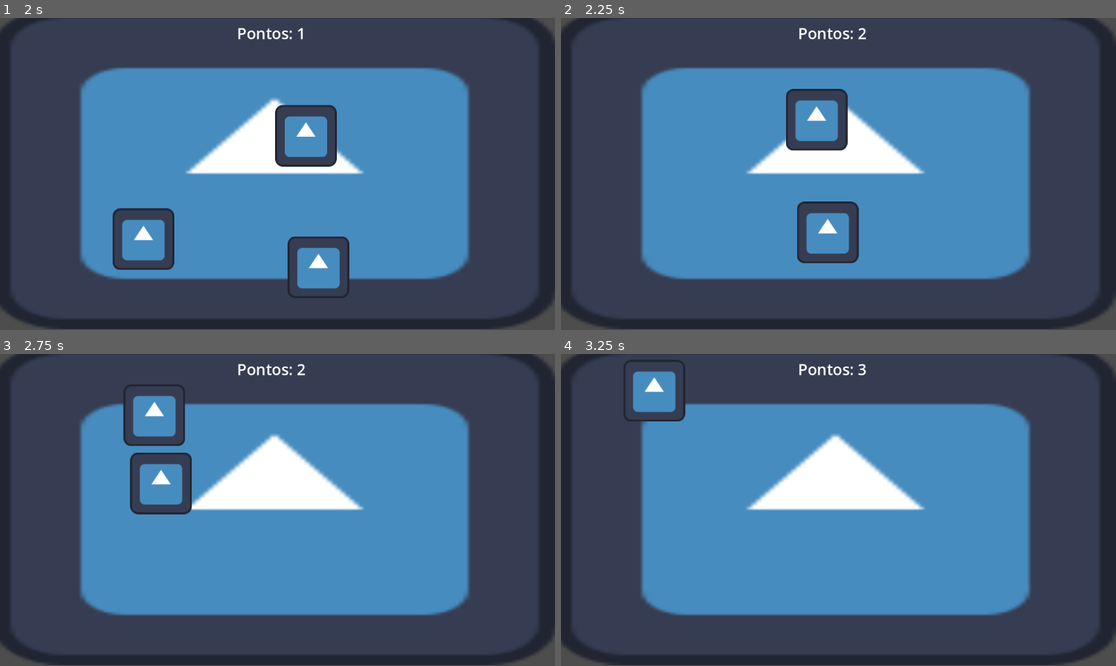
Above: before the commit, frames 1-4 (two rows, left to right).
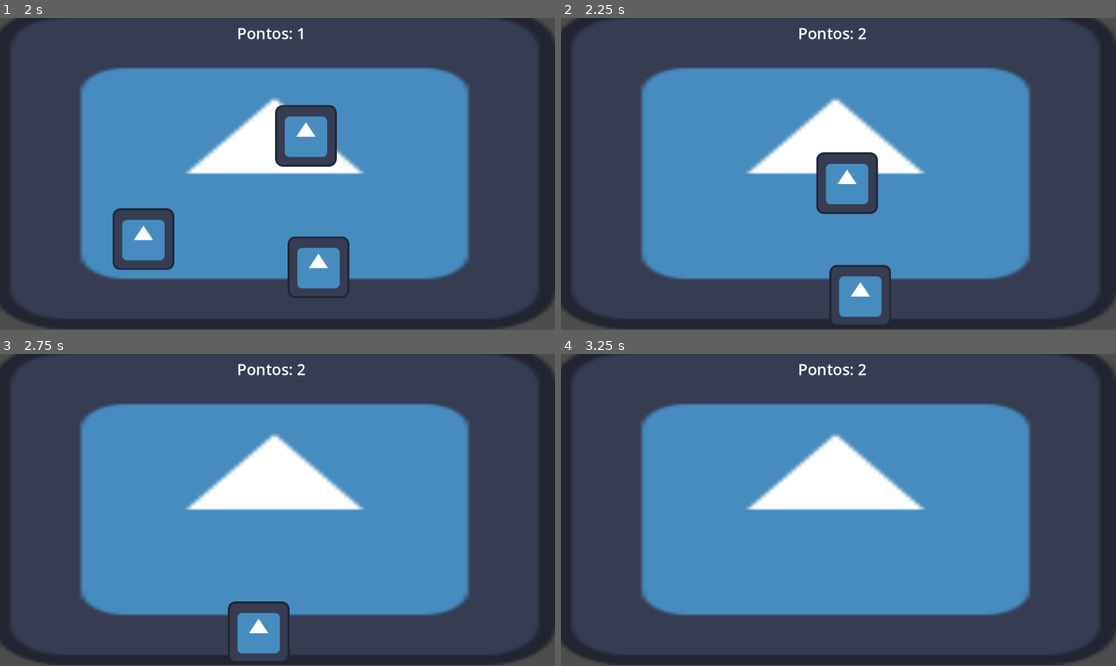
Above: after the commit, the same moments.

Repository: SrDoppelganger/felpoJam
Game: Godot game, scene res://scenes/MainMenu.tscn
The game is run twice, just before and just after one commit, with the same random seed, the same clock (stepped at 60 frames per second) and the same inputs. The engine's default icon, where the game draws it, is replaced by a stand-in: a white triangle on a blue panel in a dark square.
Inputs (mouse positions are in pixels of both pictures, inside the frame that each line leads up to):
- Up to frame 1 (2 s): click "Jogar" at 0.5 s; move the mouse to (94, 136) at 1.27 s; click (94, 136) at 1.35 s
- Up to frame 2 (2.25 s): move the mouse to (705, 239) at 2.02 s; click (705, 239) at 2.1 s
- Up to frame 3 (2.75 s): no input
- Up to frame 4 (3.25 s): move the mouse to (721, 481) at 2.77 s; click (721, 481) at 2.85 s

Frame 1 is identical in both runs. In frame 2, 6.0% of the frame differs, in the area x 40-60%, y 22-99%; in frame 3, 4.1%; in frame 4, 1.4%.

Commit message:
finished basic target behaviour

Diff:
--- a/Scripts/arquivo_script/arquivo.gd
+++ b/Scripts/arquivo_script/arquivo.gd
@@ -6,9 +6,13 @@
 var target_position: Vector2;
 var spawn_position: Vector2;
 
+#deixando como var global para acessar no timeout
+var target_x;
+var target_y;
+
 func _ready() -> void:
-	var target_x = randi_range(200, 1000);
-	var target_y = randi_range(150, 625);
+	target_x = randi_range(200, 1000);
+	target_y = randi_range(150, 625);
 	spawn_position = position;
 
 	target_position = Vector2(target_x, target_y);
@@ -33,7 +37,7 @@
 
 # Faz o arquivo sair da mesa
 func _on_timer_timeout() -> void:
-	var x = randi_range(28,1143);
-	var y = randi_range(370, 400);
+	var x = target_x
+	var y = randi_range(900, 1000);
 
-	target_position = Vector2();
+	target_position = Vector2(x,y);
--- a/scenes/arquivo.tscn
+++ b/scenes/arquivo.tscn
@@ -24,6 +24,7 @@
 
 [node name="Timer" type="Timer" parent="." unique_id=2012205883]
 wait_time = 1.5
+one_shot = true
 autostart = true
 
 [connection signal="input_event" from="Area2D" to="." method="_on_area_2d_input_event"]
